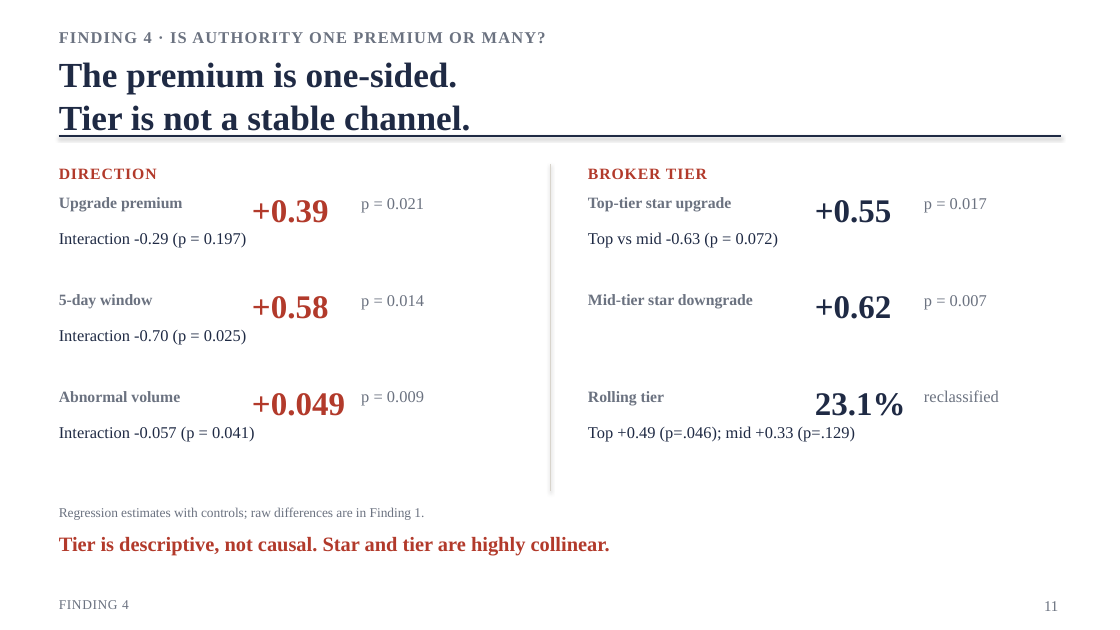
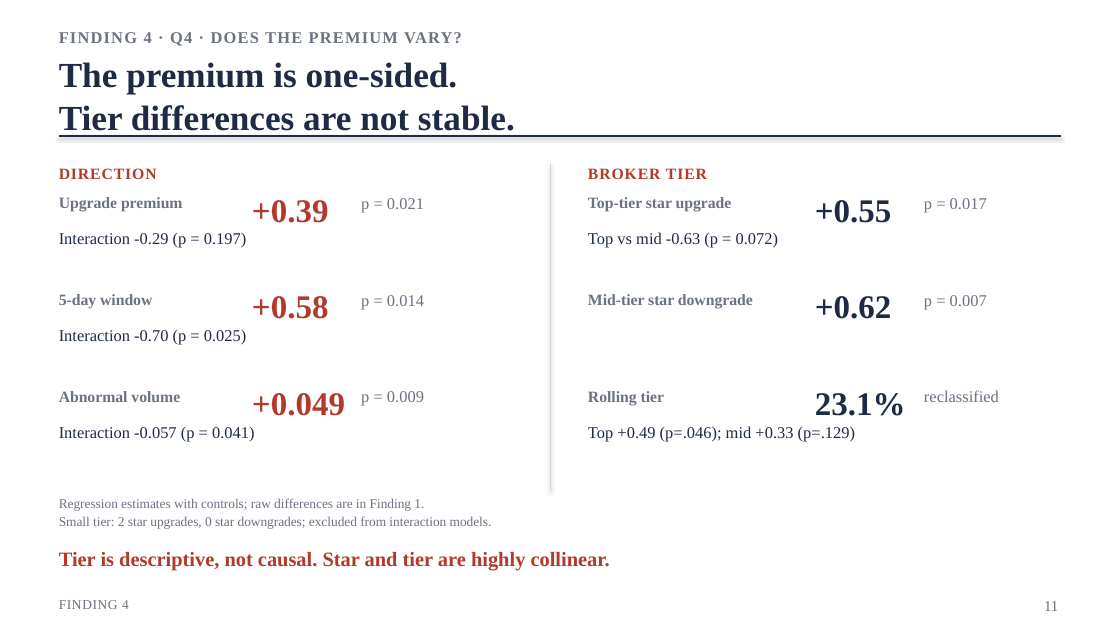
Before and after one commit to CangMingGuoKe/fin4080-star-analyst, a slide deck: slide 11 of 文档/Project10_Star_Analyst_Deck_20261027.pptx. Drawn at 1120x630 pixels with LibreOffice and Linux fonts; fonts in the diff are those of the drawing. Boxes give left, top, right and bottom in pixels: in the first picture for what was removed or moved away, otherwise in the second. Text is boxed around its words. In the diff, an @@ line names an element or a change of style, - is before the commit and + after.

```diff
--- a/文档/Project10_Star_Analyst_Deck_20261027.pptx
+++ b/文档/Project10_Star_Analyst_Deck_20261027.pptx
@@ text at (59, 32, 462, 46): text changed @@
-FINDING 4 · IS AUTHORITY ONE PREMIUM OR MANY?
+FINDING 4 · Q4 · DOES THE PREMIUM VARY?
@@ text at (59, 62, 515, 137): text changed @@
-The premium is one-sided.
-Tier is not a stable channel.
+The premium is one-sided.
+Tier differences are not stable.
@@ text at (59, 498, 492, 529): text changed @@
-Regression estimates with controls; raw differences are in Finding 1.
+Regression estimates with controls; raw differences are in Finding 1.
+Small tier: 2 star upgrades, 0 star downgrades; excluded from interaction models.
@@ text "Tier is descriptive, not causal. ...": place and size @@
-text "Tier is descriptive, not causal. ..." at (59, 537, 610, 556)
+text "Tier is descriptive, not causal. ..." at (59, 552, 610, 571)
```
Also in this commit, not shown: 5 other slides changed, 5 other files.
